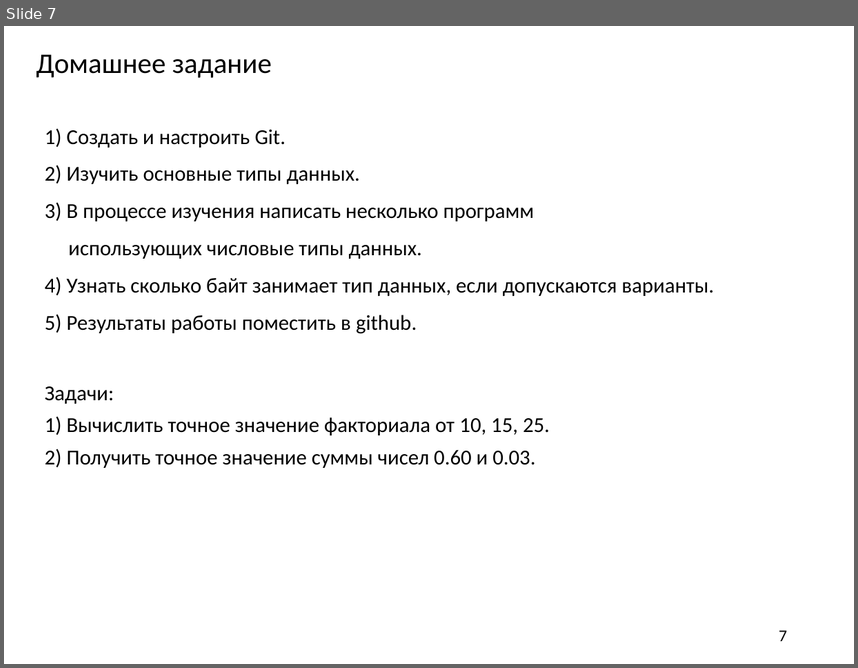
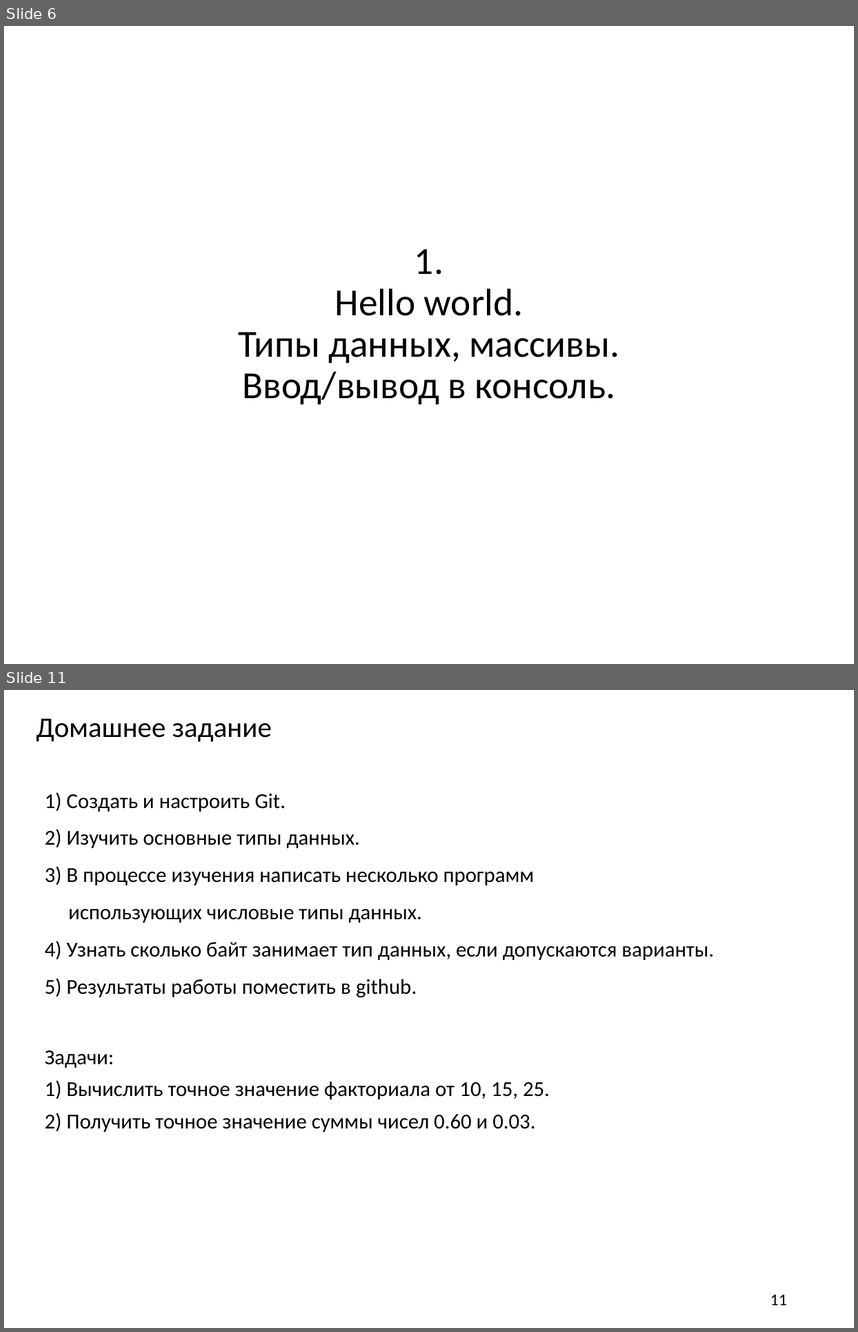
Before and after one commit to AleksandrVakulenko/Pascal_lectures, a slide deck: 1. Введение/1. Введение.pptx. Shown one above the other, each under a label of ours: slide 7 before the commit, slides 6 and 11 after it; the slides between them are not shown. The pictures are 858x668 and 858x1332 pixels, drawn with LibreOffice and Linux fonts; fonts in the diff are those of the drawing. Boxes give left, top, right and bottom in pixels: in the first picture for what was removed or moved away, otherwise in the second. Text is boxed around its words. In the diff, an @@ line names an element or a change of style, - is before the commit and + after.

```diff
--- a/1. Введение/1. Введение.pptx
+++ b/1. Введение/1. Введение.pptx
@@ slide 6 added at [4,26,854,664], background #FFFFFF @@
@@ title added at [238,249,619,404], 32.4 pt, text #000000 @@
+1.
+Hello world.
+Типы данных, массивы.
+Ввод/вывод в консоль.
@@ what was slide 7 is now slide 11 @@
@@ page number at [771,1294,787,1305]: text changed @@
-7
+11
```
Also in this commit, not shown: 3 slides changed, 3 other slides added, 3 other files.
